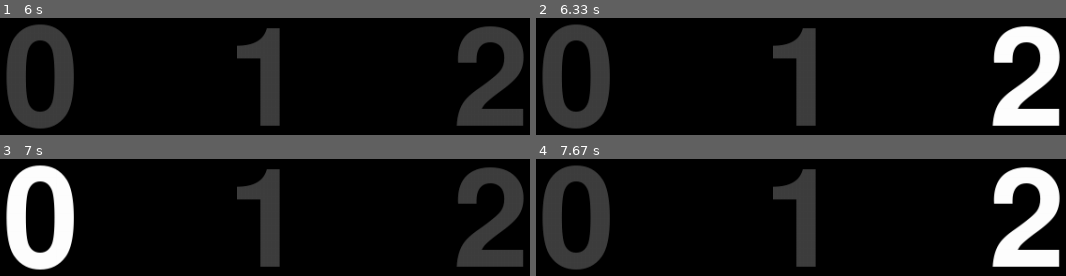
Above: before the commit, frames 1-4 (two rows, left to right).
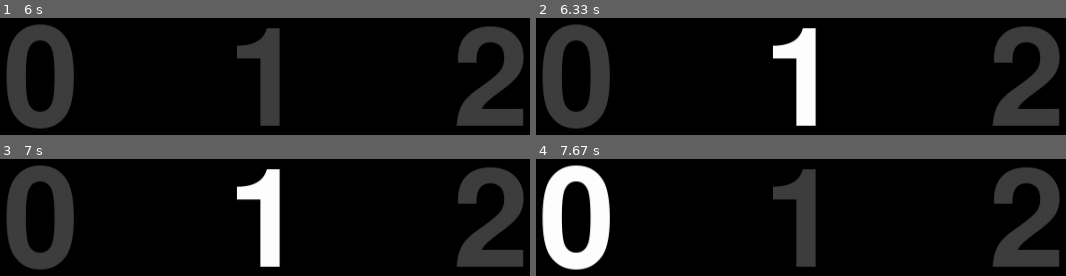
Above: after the commit, the same moments.

Repository: StarikovaA/PBSM
Game: pygame game, started from experimental_design/speller_matrix.py
The game is run twice, just before and just after one commit, with the same random seed, the same clock (stepped at 60 frames per second) and the same inputs.
Inputs:
- Up to frame 1 (6 s): no input
- Up to frame 2 (6.33 s): no input
- Up to frame 3 (7 s): no input
- Up to frame 4 (7.67 s): no input

Frame 1 is identical in both runs. In frame 2, 10% of the frame differs, in the area x 44-99%, y 6-93%; in frame 3, 11%; in frame 4, 13%, in the area x 1-99%, y 5-95%.

Commit message:
with markers wuhu

Diff:
--- a/experimental_design/speller_matrix.py
+++ b/experimental_design/speller_matrix.py
@@ -51,7 +51,7 @@
 
 running = True
 last_update_time = pygame.time.get_ticks()
-update_interval = 128  # literature said so
+update_interval = 1280  # literature said so
 
 # New variables for game state and iteration count
 game_state = 0
@@ -118,6 +118,23 @@
                 font = pygame.font.Font(None, font_size)
                 color = symbol_colors[matrix_symbols.index(symbol)]
                 text_color = highlighted_color if symbol == highlighted_symbol else color
+                print(f"!!!!!! MARKER IS SENT HERE {highlighted_symbol}")
+                if (highlighted_symbol == "0"):
+                    counter_0 = counter_0 + 1
+                    s0 = True
+                    s1 = False
+                    s2 = False
+                elif (highlighted_symbol == "1"):
+                    counter_1 = counter_1 + 1
+                    s0 = False
+                    s1 = True
+                    s2 = False
+                elif (highlighted_symbol == "2"):
+                    counter_2 = counter_2 + 1
+                    s0 = False
+                    s1 = False
+                    s2 = True
+                print(s0,s1,s2)
                 text = font.render(symbol, True, text_color)
                 text_rect = text.get_rect(center=position)
                 window.blit(text, text_rect)
@@ -140,6 +157,7 @@
             print(f"Iteration: {iteration_count}, Highlighted Symbol: {highlighted_symbol}")
             if (highlighted_symbol == "0"):
                 counter_0 = counter_0 + 1
+
             elif (highlighted_symbol == "1"):
                 counter_1 = counter_1 + 1
             elif (highlighted_symbol == "2"):
